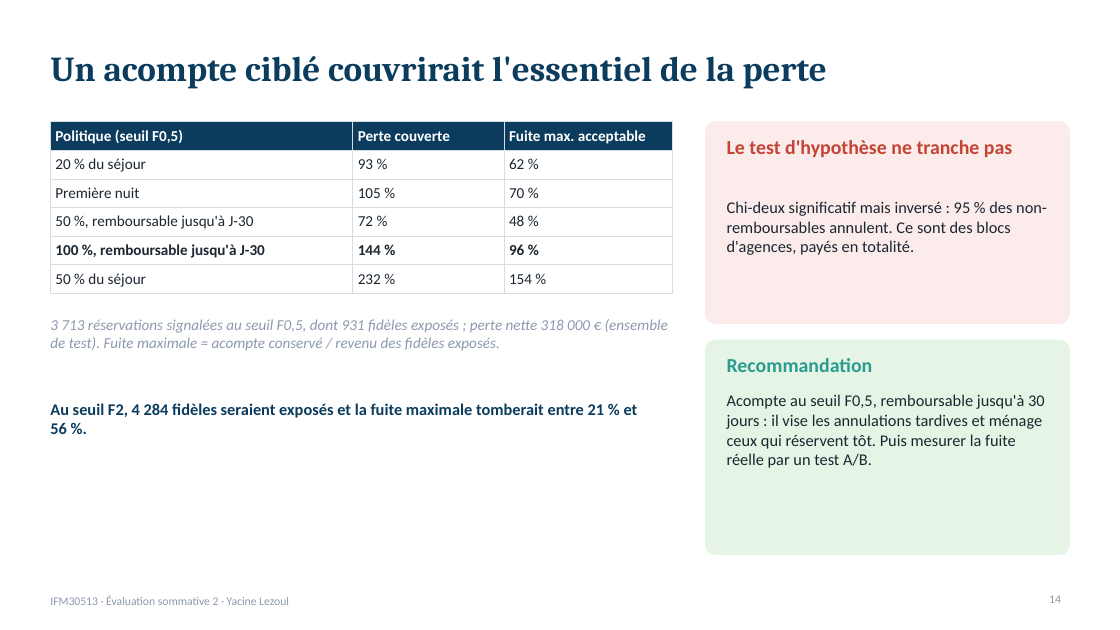
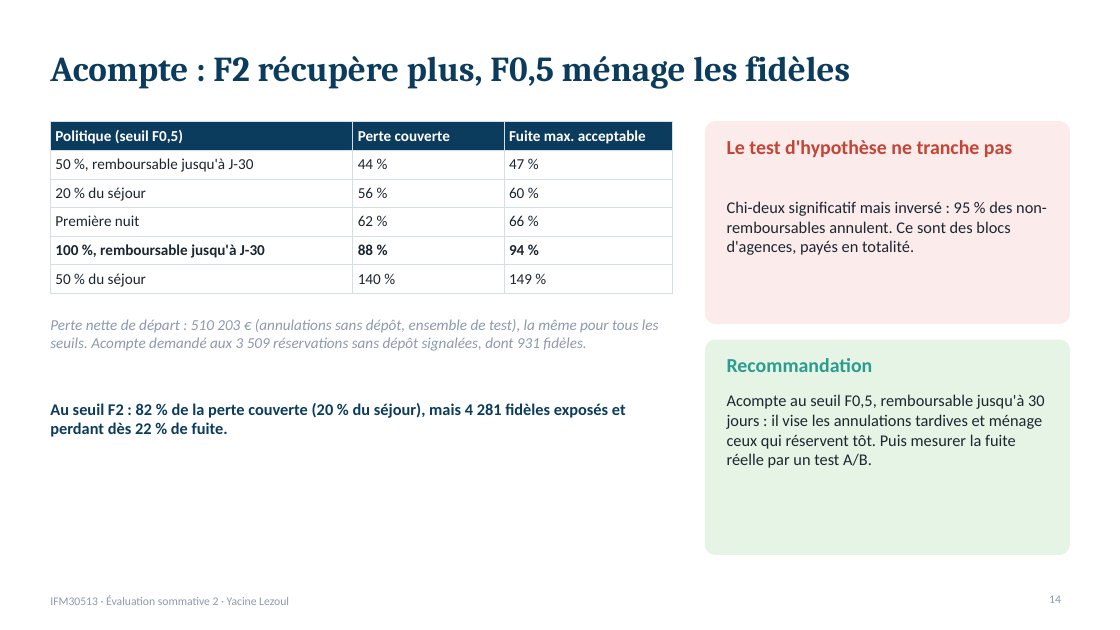
Before and after one commit to lezoul/hotel-cancellation-pipeline, a slide deck: slide 14 of reports/presentation_annulations.pptx. Drawn at 1120x630 pixels with LibreOffice and Linux fonts; fonts in the diff are those of the drawing. Boxes give left, top, right and bottom in pixels: in the first picture for what was removed or moved away, otherwise in the second. Text is boxed around its words. In the diff, an @@ line names an element or a change of style, - is before the commit and + after.

Commit message:
Acompte : base commune à tous les seuils, acompte limité aux réservations sans dépôt ; perte nulle des réservations déjà payées ; lien de l'application en ligne

```diff
--- a/reports/presentation_annulations.pptx
+++ b/reports/presentation_annulations.pptx
@@ title at [50, 56, 850, 88]: text changed @@
-Un acompte ciblé couvrirait l'essentiel de la perte
+Acompte : F2 récupère plus, F0,5 ménage les fidèles
@@ table at [50, 122, 672, 291] @@
-row 2: 20 % du séjour | 93 % | 62 %
+row 2: 50 %, remboursable jusqu'à J-30 | 44 % | 47 %
-row 3: Première nuit | 105 % | 70 %
+row 3: 20 % du séjour | 56 % | 60 %
-row 4: 50 %, remboursable jusqu'à J-30 | 72 % | 48 %
+row 4: Première nuit | 62 % | 66 %
-row 5, column 2: 144 %
+row 5, column 2: 88 %
-row 5, column 3: 96 %
+row 5, column 3: 94 %
-row 6, column 2: 232 %
+row 6, column 2: 140 %
-row 6, column 3: 154 %
+row 6, column 3: 149 %
@@ text at [50, 319, 659, 351]: text changed @@
-3 713 réservations signalées au seuil F0,5, dont 931 fidèles exposés ; perte nette 318 000 € (ensemble de test). Fuite maximale = acompte conservé / revenu des fidèles exposés.
+Perte nette de départ : 510 203 € (annulations sans dépôt, ensemble de test), la même pour tous les seuils. Acompte demandé aux 3 509 réservations sans dépôt signalées, dont 931 fidèles.
@@ text at [50, 403, 626, 437]: text changed @@
-Au seuil F2, 4 284 fidèles seraient exposés et la fuite maximale tomberait entre 21 % et 56 %.
+Au seuil F2 : 82 % de la perte couverte (20 % du séjour), mais 4 281 fidèles exposés et perdant dès 22 % de fuite.
```
Also in this commit, not shown: 2 other slides changed, 7 other files.
